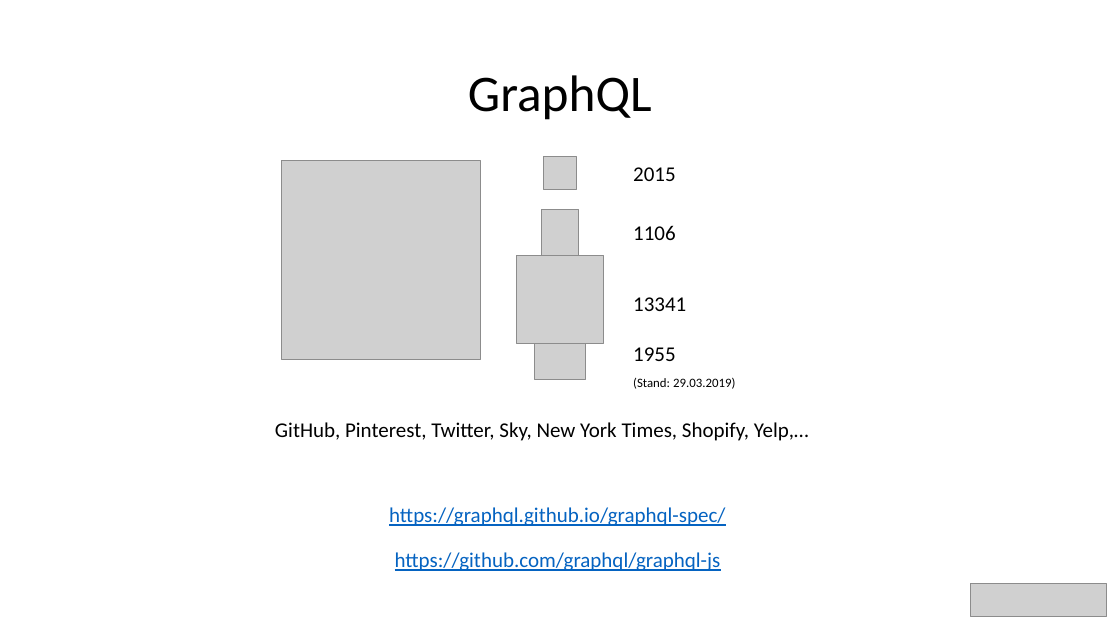
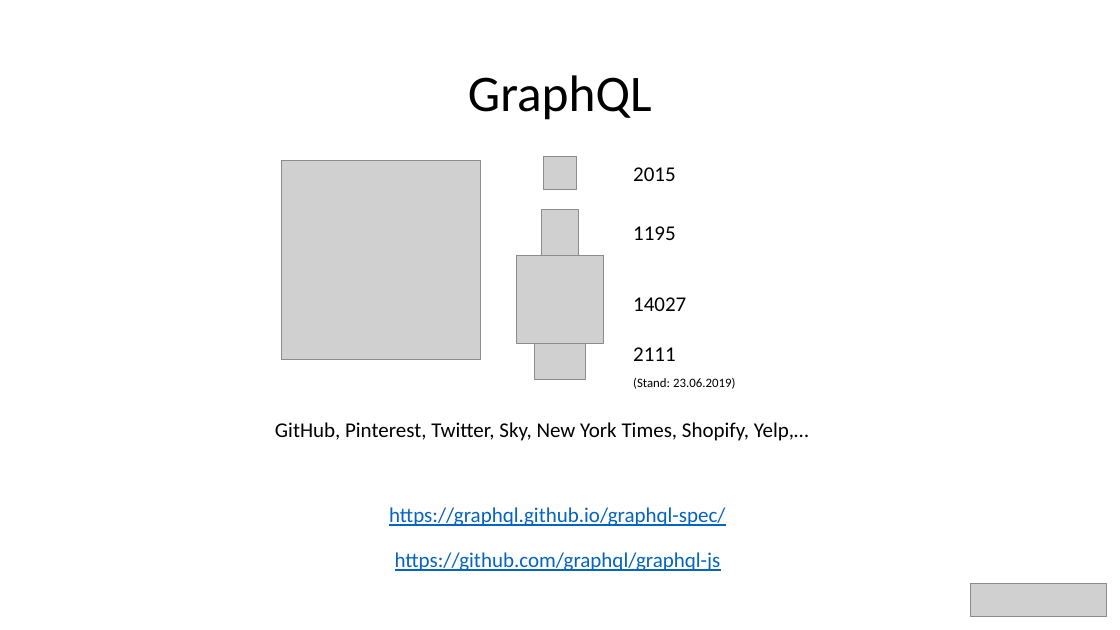
Before and after one commit to bytePassion/GraphQL-Talk, a slide deck: slide 7 of slides/GraphqlSlides.pptx. Drawn at 1120x630 pixels with LibreOffice and Linux fonts; fonts in the diff are those of the drawing; grey boxes stand for pictures. Boxes give left, top, right and bottom in pixels: in the first picture for what was removed or moved away, otherwise in the second. Text is boxed around its words. In the diff, an @@ line names an element or a change of style, - is before the commit and + after.

```diff
--- a/slides/GraphqlSlides.pptx
+++ b/slides/GraphqlSlides.pptx
@@ text at (633, 226, 676, 240): text changed @@
-1106
+1195
@@ text at (633, 297, 686, 311): text changed @@
-13341
+14027
@@ text at (633, 347, 676, 361): text changed @@
-1955
+2111
@@ text at (633, 377, 735, 389): text changed @@
-(Stand: 29.03.2019)
+(Stand: 23.06.2019)
```
Also in this commit, not shown: 3 other slides changed.
